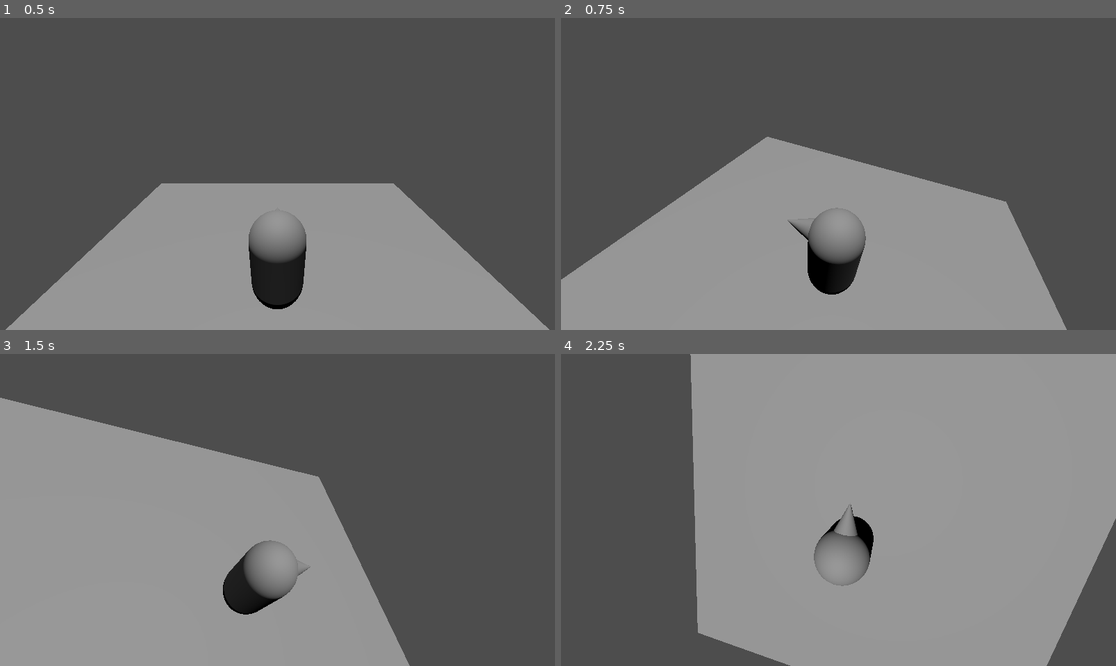
Above: before the commit, frames 1-4 (two rows, left to right).
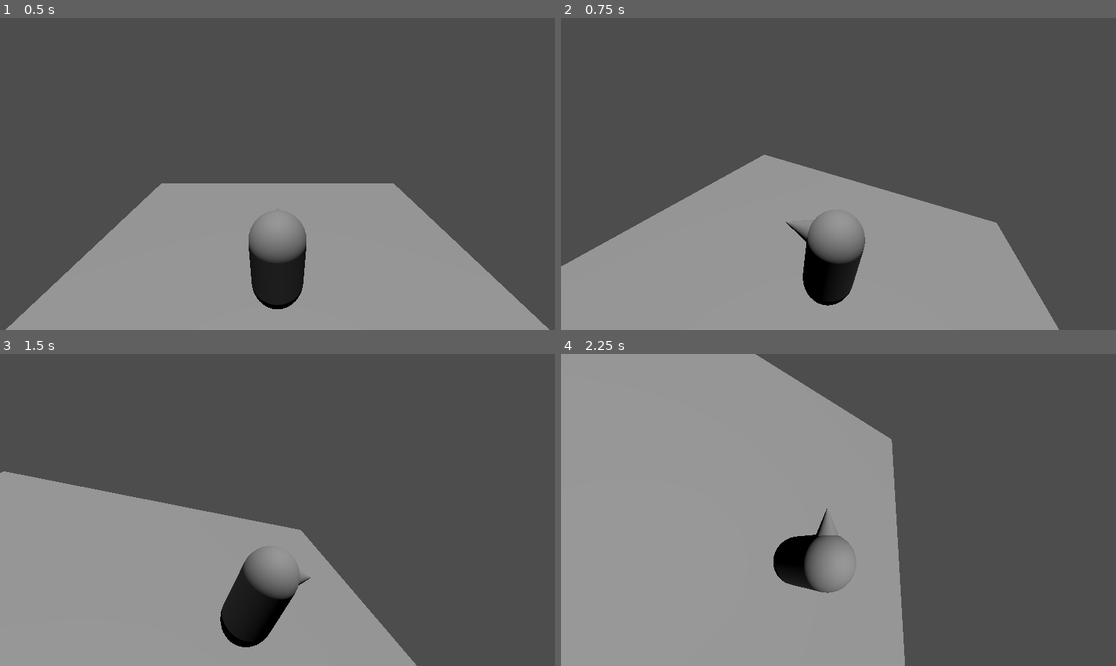
Above: after the commit, the same moments.

Repository: B1689542/Bannana-Barry-and-His-Quest-for-the-Third-Dimension
Game: Godot game, scene res://world.tscn
The game is run twice, just before and just after one commit, with the same random seed, the same clock (stepped at 60 frames per second) and the same inputs.
Inputs (mouse positions are in pixels of both pictures, inside the frame that each line leads up to):
- Up to frame 1 (0.5 s): no input
- Up to frame 2 (0.75 s): tap Enter at 0.5 s; move the mouse to (960, 158) at 0.52 s
- Up to frame 3 (1.5 s): tap Space at 1.25 s; move the mouse to (166, 525) at 1.27 s
- Up to frame 4 (2.25 s): tap Enter at 2 s; move the mouse to (894, 441) at 2.02 s

Frame 1 is identical in both runs. In frame 2, 5.2% of the frame differs, in the area x 0-92%, y 38-100%; in frame 3, 15%; in frame 4, 67%, in the area x 0-100%, y 0-100%.

Commit message:
Update spring_arm_3d.gd

Diff:
--- a/spring_arm_3d.gd
+++ b/spring_arm_3d.gd
@@ -15,4 +15,4 @@
 		print("Mouse Motion at: ", event.position)
 		rotate_y(.005 * -event.relative.x)
 		rotate_x(.005 * event.relative.y)
-		rotate_z(.005 * event.relative.y) #havin a spot of bother with this one
+		#rotate_z(.005 * event.relative.y) #havin a spot of bother with this one
